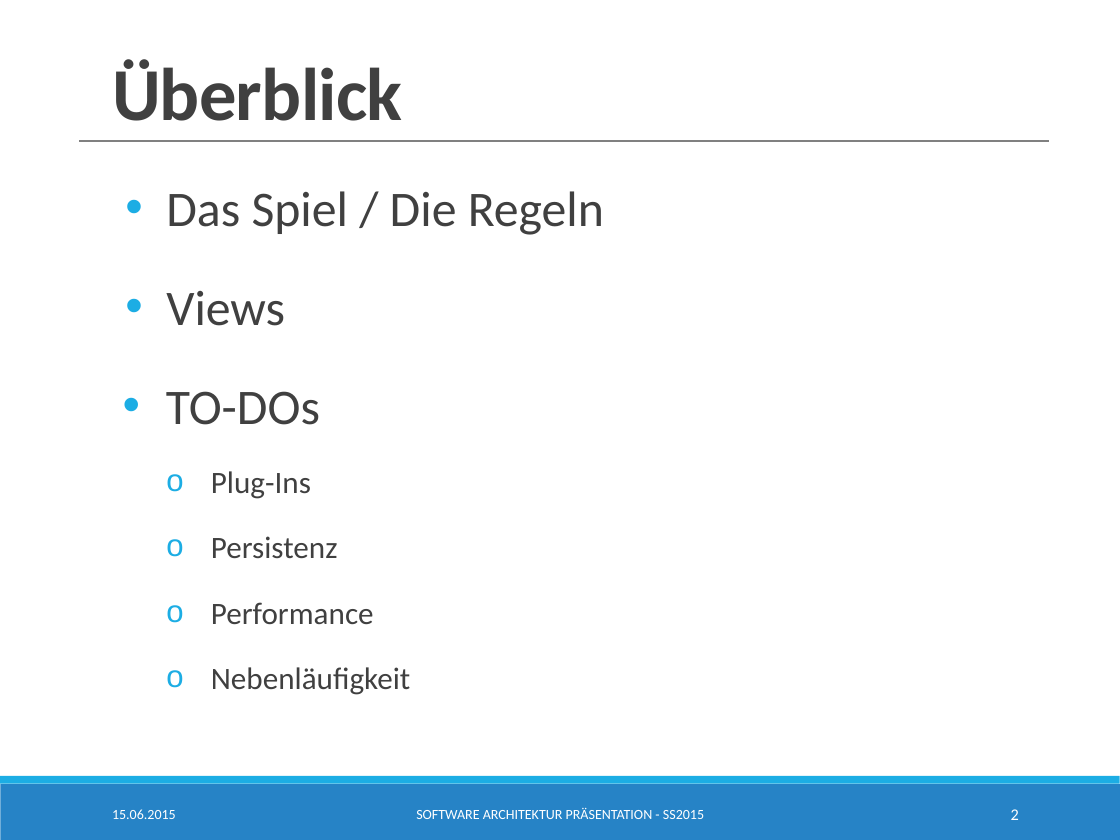
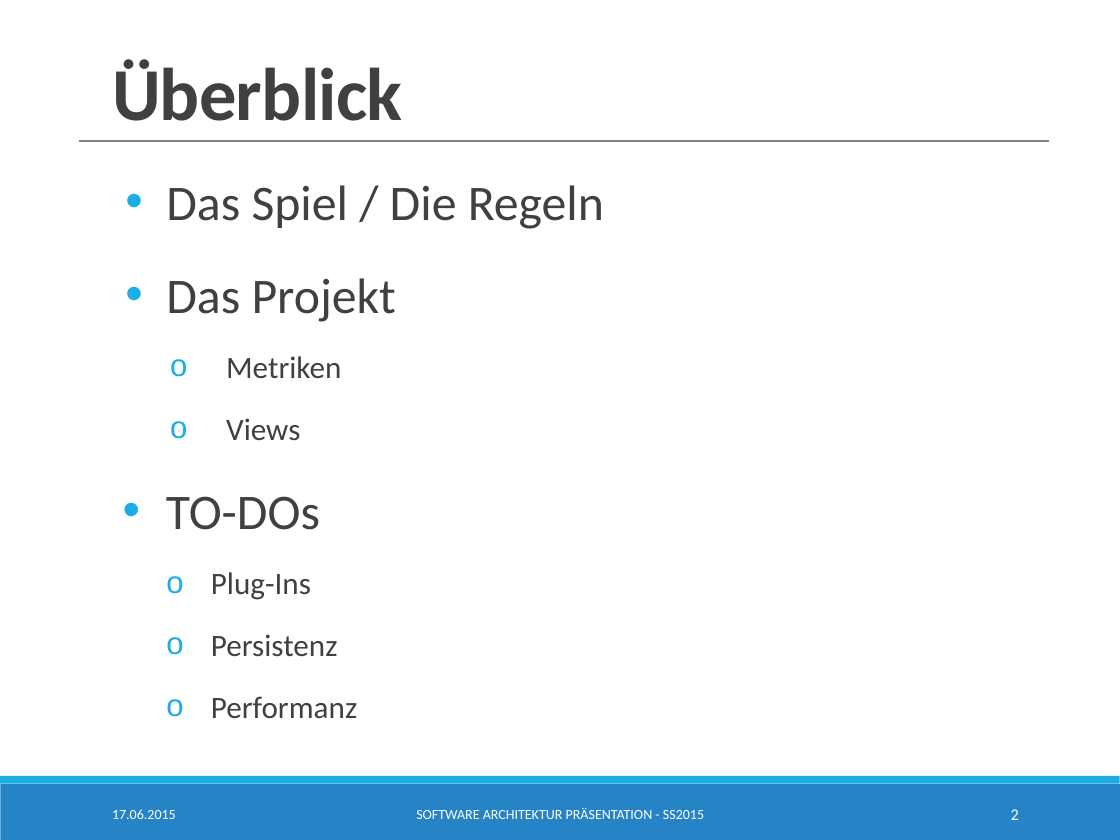
Before and after one commit to SimonBraun/de.htwg.se.mastermind, a slide deck: slide 2 of de.htwg.se.mastermind/Presentation.pptx. Drawn at 1120x840 pixels with LibreOffice and Linux fonts; fonts in the diff are those of the drawing. Boxes give left, top, right and bottom in pixels: in the first picture for what was removed or moved away, otherwise in the second. Text is boxed around its words. In the diff, an @@ line names an element or a change of style, - is before the commit and + after.

Commit message:
save work on presentation

```diff
--- a/de.htwg.se.mastermind/Presentation.pptx
+++ b/de.htwg.se.mastermind/Presentation.pptx
@@ text at <box>166,185,604,656</box>: size 32 to 20 pt in "Views"; line spacing 1.5 to 1.4; bullet • to o; list level 2 to 4 in "Views" @@
@@ text at <box>166,278,396,378</box>: paragraphs added @@
+  • Das Projekt
+      o Metriken
@@ text at <box>211,696,357,718</box>: text changed @@
-    o Performance
-    o Nebenläufigkeit
+    o Performanz
@@ text at <box>112,809,176,819</box>: text changed @@
-15.06.2015
+17.06.2015
```
Also in this commit, not shown: 11 other slides changed, 8 other files.
